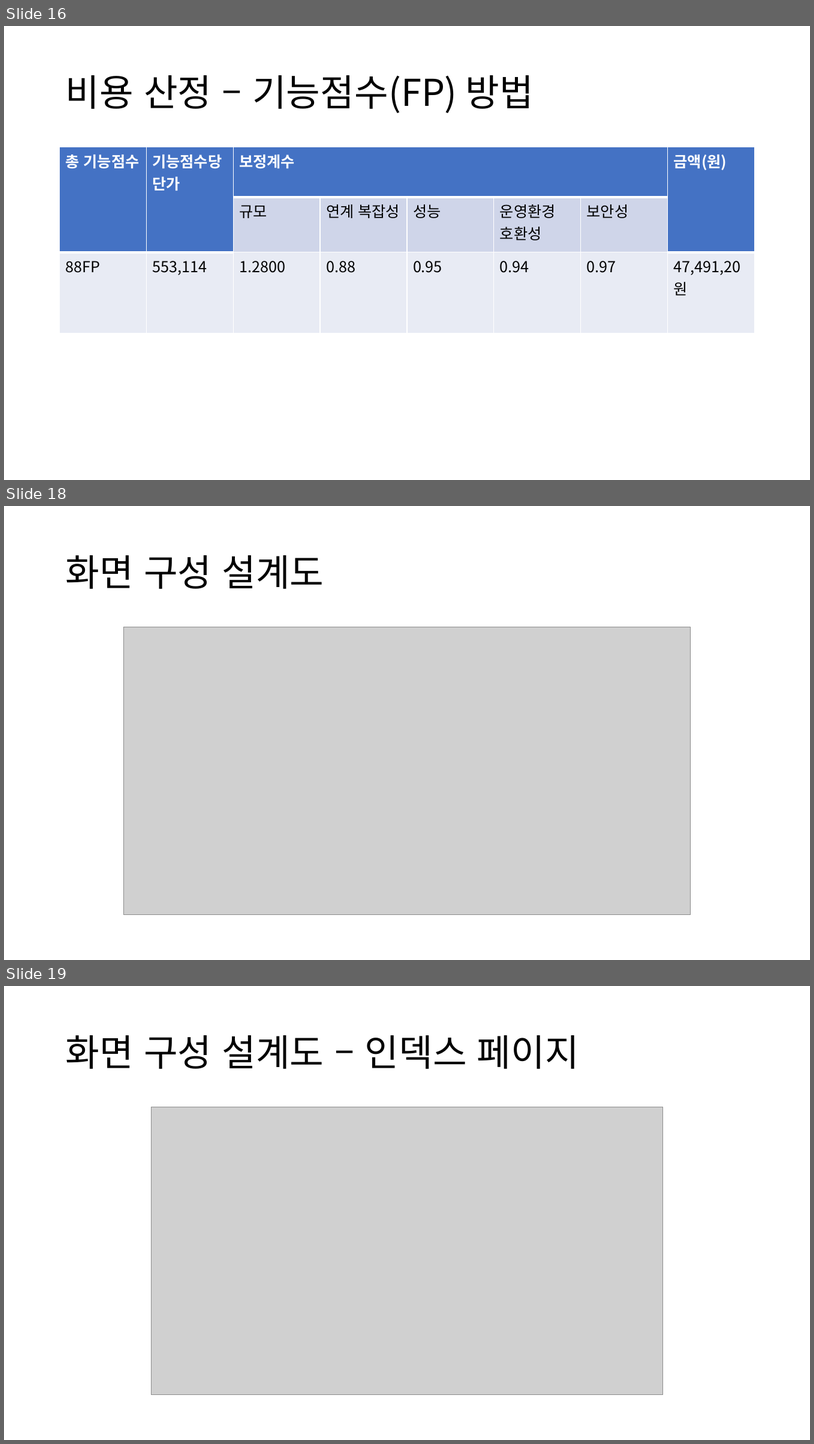
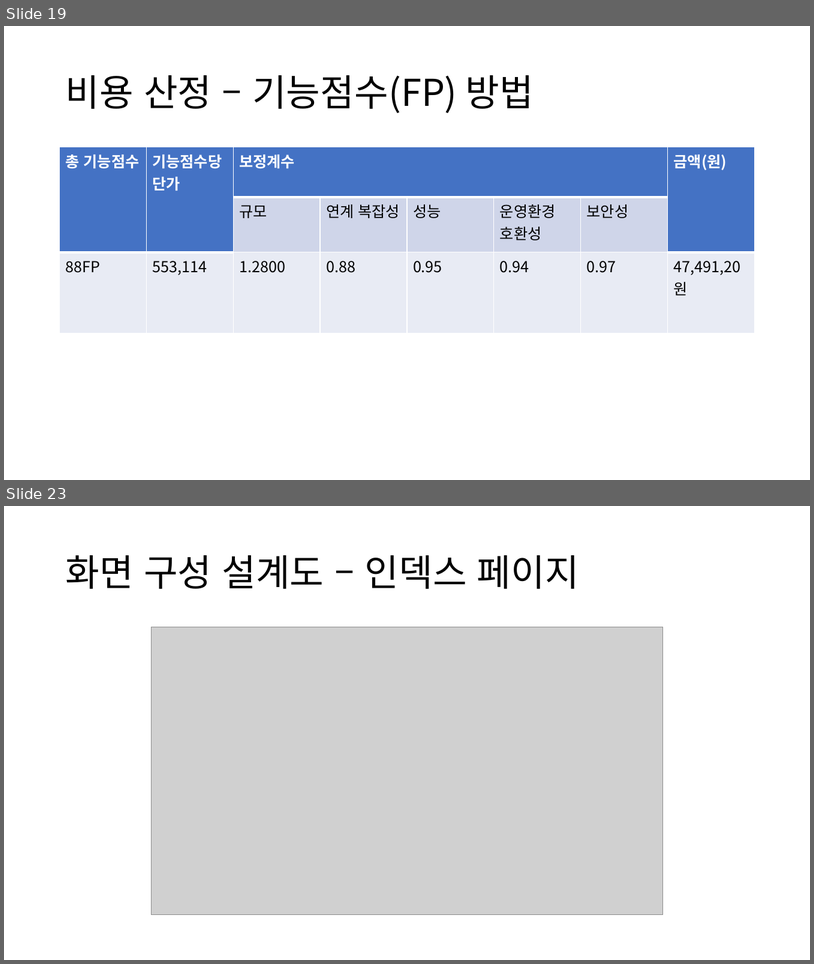
Before and after one commit to DrawGreen2021/Presentation, a slide deck: 팀 그릴그린 중간발표.pptx. Shown one above the other, each under a label of ours: slides 16, 18 and 19 before the commit, slides 19 and 23 after it; the slides between them are not shown. The pictures are 814x1444 and 814x964 pixels, drawn with LibreOffice and Linux fonts; fonts in the diff are those of the drawing; grey boxes stand for pictures. Boxes give left, top, right and bottom in pixels: in the first picture for what was removed or moved away, otherwise in the second. Text is boxed around its words. In the diff, an @@ line names an element or a change of style, - is before the commit and + after.

```diff
--- a/팀 그릴그린 중간발표.pptx
+++ b/팀 그릴그린 중간발표.pptx
@@ slide 18 removed at (4,506,810,960), background #FFFFFF @@
@@ title removed at (65,555,324,589) @@
-화면 구성 설계도
@@ picture removed at (124,627,690,915) @@
@@ what was slide 16 is now slide 19 @@
@@ what was slide 19 is now slide 23 @@
```
Also in this commit, not shown: 10 slides changed, 6 slides added, 2 other slides removed, 7 other files.
